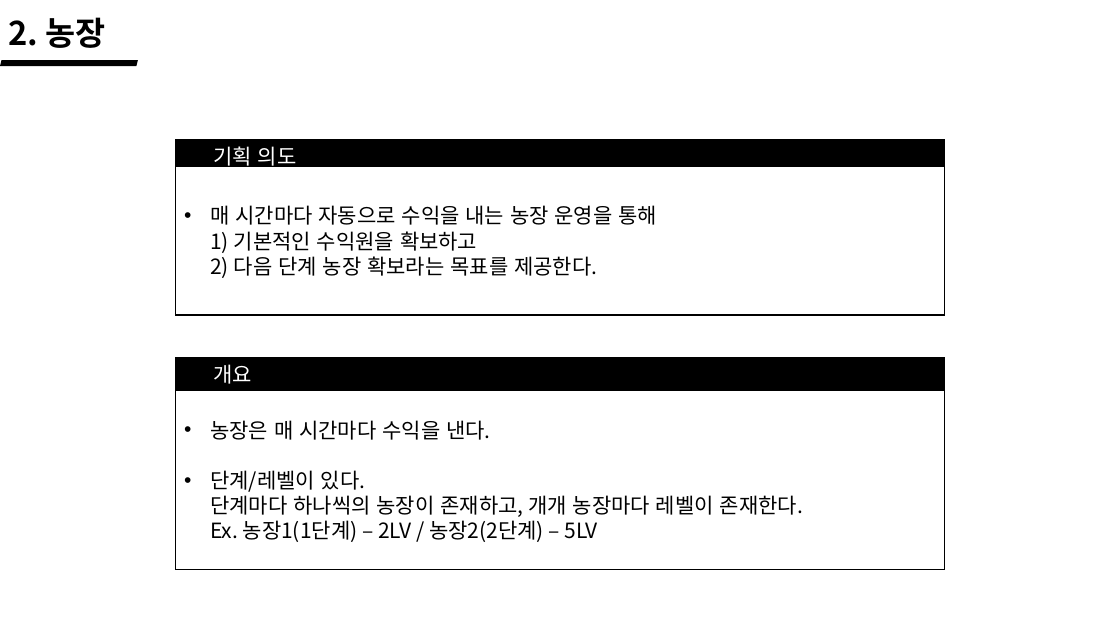
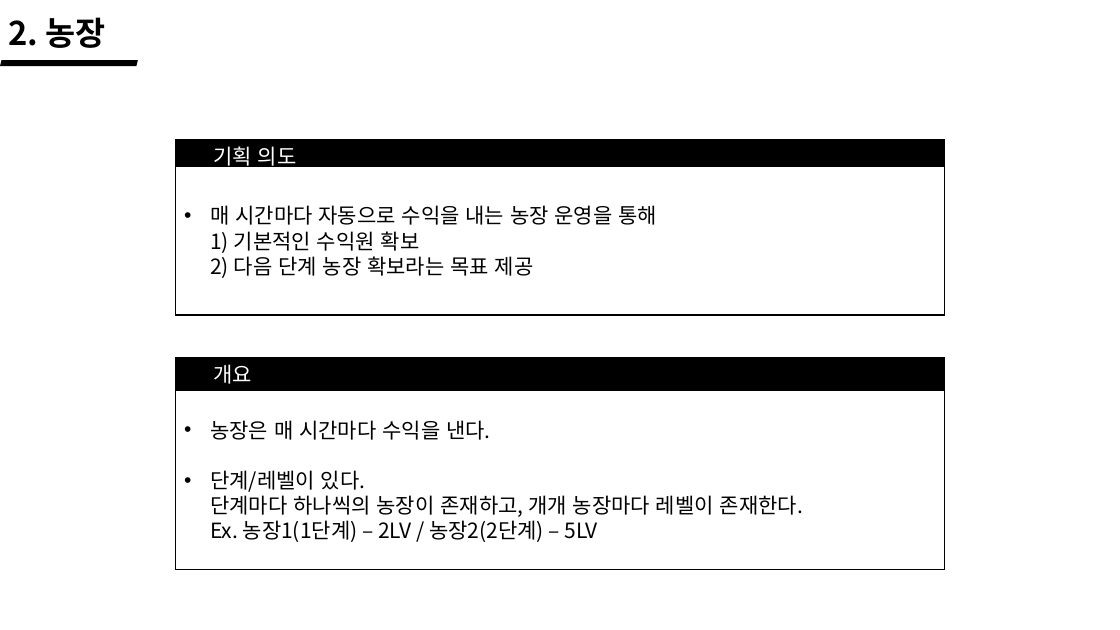
Before and after one commit to wlrud753/CarryCarrot, a slide deck: slide 7 of 기획서/당근키우기 시스템.pptx (slide 8 before the commit). Drawn at 1120x630 pixels with LibreOffice and Linux fonts; fonts in the diff are those of the drawing. Boxes give left, top, right and bottom in pixels: in the first picture for what was removed or moved away, otherwise in the second. Text is boxed around its words. In the diff, an @@ line names an element or a change of style, - is before the commit and + after.

```diff
--- a/기획서/당근키우기 시스템.pptx
+++ b/기획서/당근키우기 시스템.pptx
@@ text in rectangle at [210,205,657,278]: text changed @@
-• 매 시간마다 자동으로 수익을 내는 농장 운영을 통해
-  1) 기본적인 수익원을 확보하고
-  2) 다음 단계 농장 확보라는 목표를 제공한다.
+• 매 시간마다 자동으로 수익을 내는 농장 운영을 통해
+  1) 기본적인 수익원 확보
+  2) 다음 단계 농장 확보라는 목표 제공
```
Also in this commit, not shown: 5 other slides changed, 3 slides added, 1 slide removed.
